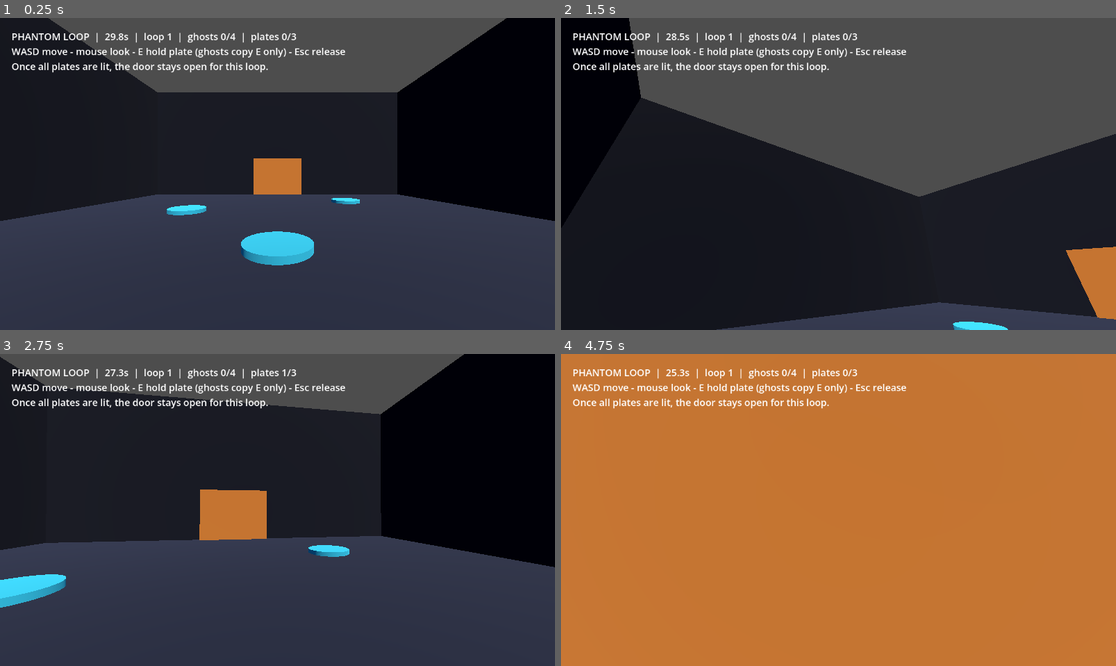
Above: before the commit, frames 1-4 (two rows, left to right).
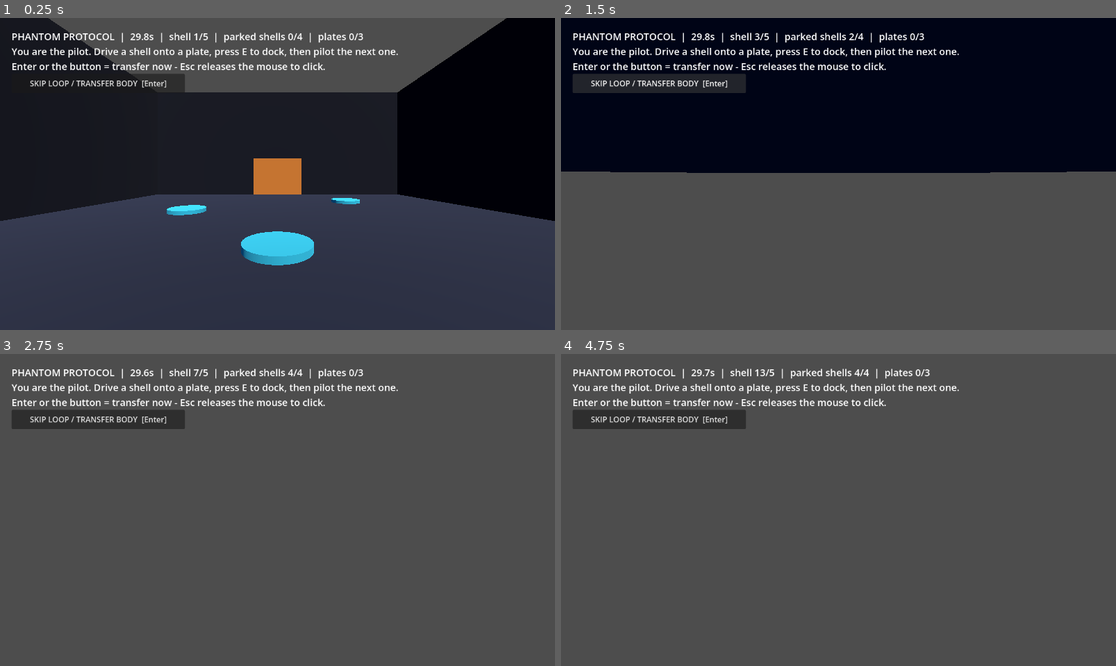
Above: after the commit, the same moments.

Repository: peakbuild112000/phantom-loop
Game: Godot game, scene res://scenes/main.tscn
The game is run twice, just before and just after one commit, with the same random seed, the same clock (stepped at 60 frames per second) and the same inputs.
Inputs (mouse positions are in pixels of both pictures, inside the frame that each line leads up to):
- Up to frame 1 (0.25 s): no input
- Up to frame 2 (1.5 s): click (660, 83) at 0.5 s, where only the run after the commit has a clickable "SKIP LOOP / TRANSFER BODY [En…"; click (660, 83) at 1.25 s, where only the run after the commit has a clickable "SKIP LOOP / TRANSFER BODY [En…"
- Up to frame 3 (2.75 s): tap Enter at 2, 2.3 s; move the mouse to (305, 510) at 2.02 s; hold W (move_forward) from 2.03 s (still down); hold E (interact) from 2.03 s (still down); click (305, 510) at 2.17 s
- Up to frame 4 (4.75 s): keep holding W (move_forward); move the mouse to (810, 510) at 2.77 s; release E (interact) at 2.78 s; tap Enter at 2.85, 3.8, 4.35 s; click (810, 510) at 2.92 s; tap E (interact) at 3.05, 4.55 s; move the mouse to (849, 503) at 3.52 s; hold E (interact) 3.53-4.28 s; click (849, 503) at 3.67 s; move the mouse to (832, 516) at 4.27 s; click (832, 516) at 4.42 s

The runs differ from the first frame. In frame 1, 2.9% of the frame differs, in the area x 2-72%, y 4-24%; in frame 2, 85%; in frame 3, 86%; in frame 4, 100%, in the area x 0-100%, y 0-100%.

Commit message:
feat: skip loop button, robot pilot lore, parked shells, class roadmap

Diff:
--- a/scripts/phantom_loop.gd
+++ b/scripts/phantom_loop.gd
@@ -21,6 +21,7 @@
 var _player: CharacterBody3D
 var _cam: Camera3D
 var _label: Label
+var _skip_button: Button
 var _loops := 1
 var _won := false
 var _door_latched := false
@@ -56,6 +57,8 @@
 			Input.mouse_mode = Input.MOUSE_MODE_CAPTURED
 	if event is InputEventKey and event.keycode == KEY_ESCAPE and event.pressed:
 		Input.mouse_mode = Input.MOUSE_MODE_VISIBLE
+	if event is InputEventKey and event.keycode == KEY_ENTER and event.pressed and not _won:
+		_finish_loop()
 
 func _step(dt: float) -> void:
 	_time_left -= dt
@@ -74,12 +77,17 @@
 		"action": Input.is_action_pressed("interact"),
 	})
 
+	# Docking on a plate transfers the pilot into a fresh shell right away.
+	if Input.is_action_just_pressed("interact") and _on_plate(_player.global_position):
+		_finish_loop()
+		return
+
 	for i in _ghosts.size():
 		var frames: Array = _recordings[i]
 		if frames.is_empty():
 			continue
 		if _cursors[i] >= frames.size():
-			_cursors[i] = 0
+			_cursors[i] = frames.size() - 1  # abandoned shell freezes on its plate
 		var f: Dictionary = frames[_cursors[i]]
 		_ghosts[i].global_position = f["pos"]
 		_ghosts[i].set_meta("action", f["action"])
@@ -104,13 +112,21 @@
 		Input.mouse_mode = Input.MOUSE_MODE_VISIBLE
 
 func _finish_loop() -> void:
-	if _frames.size() > 2:
-		if _recordings.size() < MAX_GHOSTS:
-			_recordings.append(_frames.duplicate(true))
-		else:
-			_recordings[_loops % MAX_GHOSTS] = _frames.duplicate(true)
+	if _won:
+		return
+	if _frames.size() > 2 and _recordings.size() < MAX_GHOSTS:
+		_recordings.append(_frames.duplicate(true))
 	_loops += 1
 	_reset_room()
+
+func _on_skip_pressed() -> void:
+	_finish_loop()
+
+func _on_plate(pos: Vector3) -> bool:
+	for plate in _plates:
+		if pos.distance_to(plate.global_position) < 1.2:
+			return true
+	return false
 
 func _reset_room() -> void:
 	_time_left = LOOP_SECONDS
@@ -159,9 +175,9 @@
 		if p.has_meta("active") and p.get_meta("active"):
 			active += 1
 	if _won:
-		_label.text = "ESCAPED in %d loops - press R to replay" % _loops
+		_label.text = "ESCAPED in %d shells - press R to replay" % _loops
 	else:
-		_label.text = "PHANTOM LOOP  |  %04.1fs  |  loop %d  |  ghosts %d/%d  |  plates %d/%d\nWASD move - mouse look - E hold plate (ghosts copy E only) - Esc release\nOnce all plates are lit, the door stays open for this loop." % [_time_left, _loops, _ghosts.size(), MAX_GHOSTS, active, _plates.size()]
+		_label.text = "PHANTOM PROTOCOL  |  %04.1fs  |  shell %d/%d  |  parked shells %d/%d  |  plates %d/%d\nYou are the pilot. Drive a shell onto a plate, press E to dock, then pilot the next one.\nEnter or the button = transfer now - Esc releases the mouse to click." % [_time_left, _loops, MAX_GHOSTS + 1, _ghosts.size(), MAX_GHOSTS, active, _plates.size()]
 
 func _build_room() -> void:
 	var dark := Color(0.07, 0.08, 0.13)
@@ -252,4 +268,10 @@
 	_label.position = Vector2(24, 24)
 	_label.add_theme_font_size_override("font_size", 20)
 	canvas.add_child(_label)
+	_skip_button = Button.new()
+	_skip_button.text = "SKIP LOOP / TRANSFER BODY  [Enter]"
+	_skip_button.position = Vector2(24, 116)
+	_skip_button.size = Vector2(360, 40)
+	_skip_button.pressed.connect(_on_skip_pressed)
+	canvas.add_child(_skip_button)
 	add_child(canvas)
Not shown, changed: docs/COPY_ME.md
Not shown, changed: docs/PHANTOM_LOOP.md
